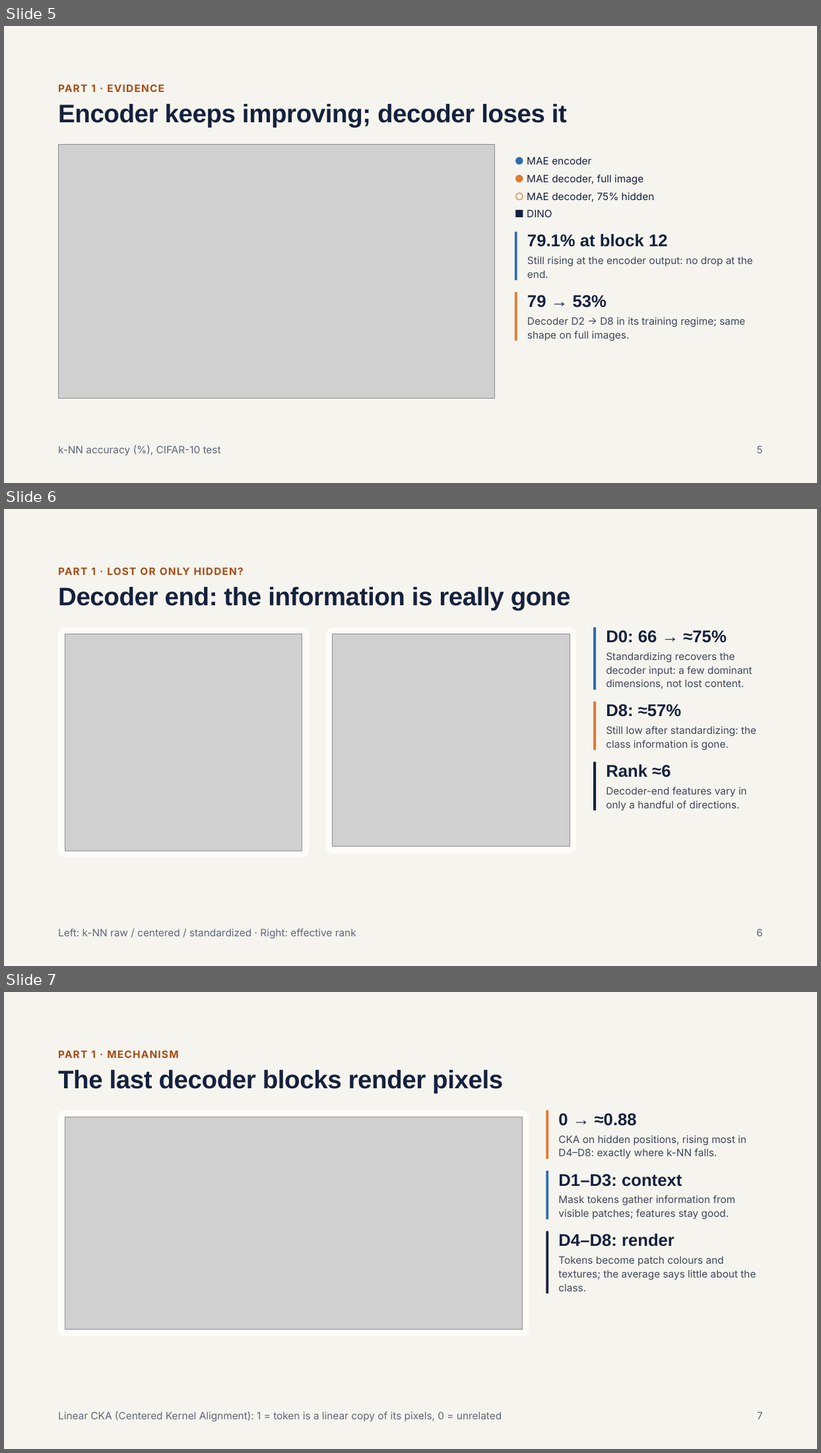
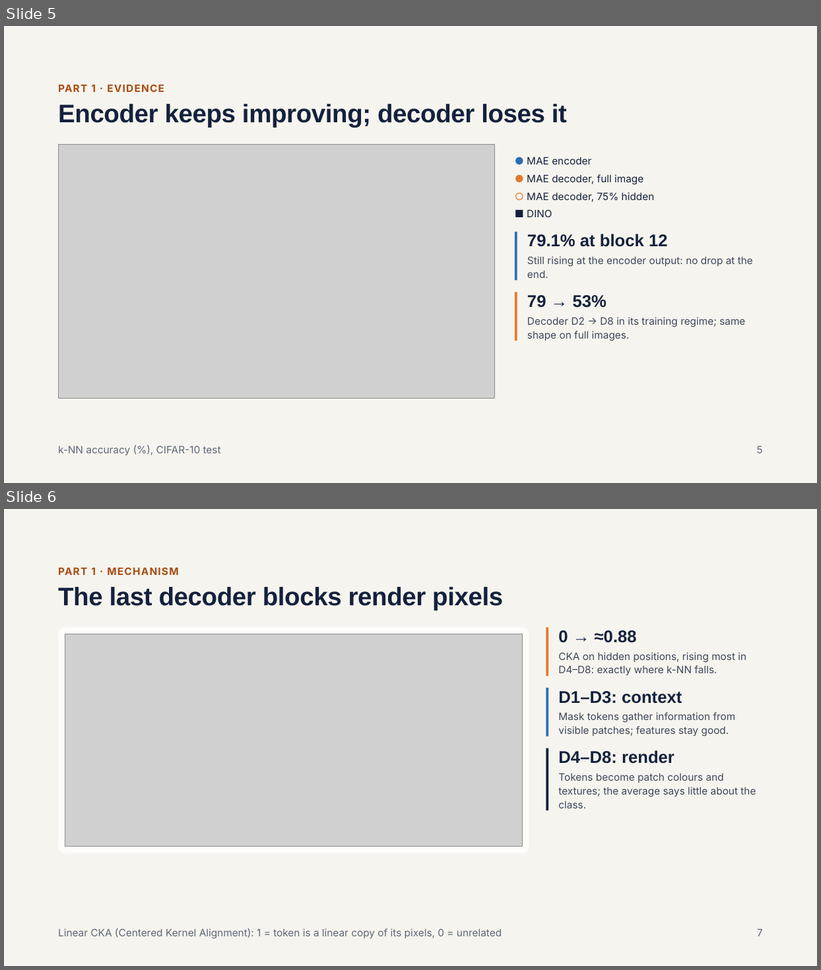
Before and after one commit to dmalynyak/pattern-recognition-uj, a slide deck: task2_final/presentation.pptx. Shown one above the other, each under a label of ours: slides 5, 6 and 7 before the commit, slides 5 and 6 after it. The pictures are 821x1453 and 821x970 pixels, drawn with LibreOffice and Linux fonts; fonts in the diff are those of the drawing; grey boxes stand for pictures. Boxes give left, top, right and bottom in pixels: in the first picture for what was removed or moved away, otherwise in the second. Text is boxed around its words. In the diff, an @@ line names an element or a change of style, - is before the commit and + after.

Commit message:
small change in my part in presentation

```diff
--- a/task2_final/presentation.pptx
+++ b/task2_final/presentation.pptx
@@ slide 6 removed at [4, 509, 817, 966], background #F6F4EE @@
@@ text removed at [58, 567, 244, 575] @@
-PART 1 · LOST OR ONLY HIDDEN?
@@ title removed at [58, 587, 571, 610] @@
-Decoder end: the information is really gone
@@ rounded rectangle removed at [58, 627, 309, 858] @@
@@ rounded rectangle removed at [326, 627, 577, 854] @@
@@ line removed from (595, 627) to (595, 690) @@
@@ picture removed at [65, 634, 302, 851] @@
@@ picture removed at [333, 634, 570, 847] @@
@@ text removed at [606, 630, 727, 643] @@
-D0: 66 → ≈75%
@@ text removed at [606, 652, 752, 689] @@
-Standardizing recovers the decoder input: a few dominant dimensions, not lost content.
@@ line removed from (595, 702) to (595, 751) @@
@@ text removed at [606, 704, 681, 717] @@
-D8: ≈57%
@@ text removed at [606, 726, 756, 751] @@
-Still low after standardizing: the class information is gone.
@@ line removed from (595, 762) to (595, 811) @@
@@ text removed at [606, 764, 671, 778] @@
-Rank ≈6
@@ text removed at [606, 787, 747, 811] @@
-Decoder-end features vary in only a handful of directions.
@@ text removed at [58, 929, 356, 939] @@
-Left: k-NN raw / centered / standardized · Right: effective rank
@@ text removed at [756, 929, 763, 937] @@
-6
@@ what was slide 7 is now slide 6 @@
```
Also in this commit, not shown: 2 slides changed.
